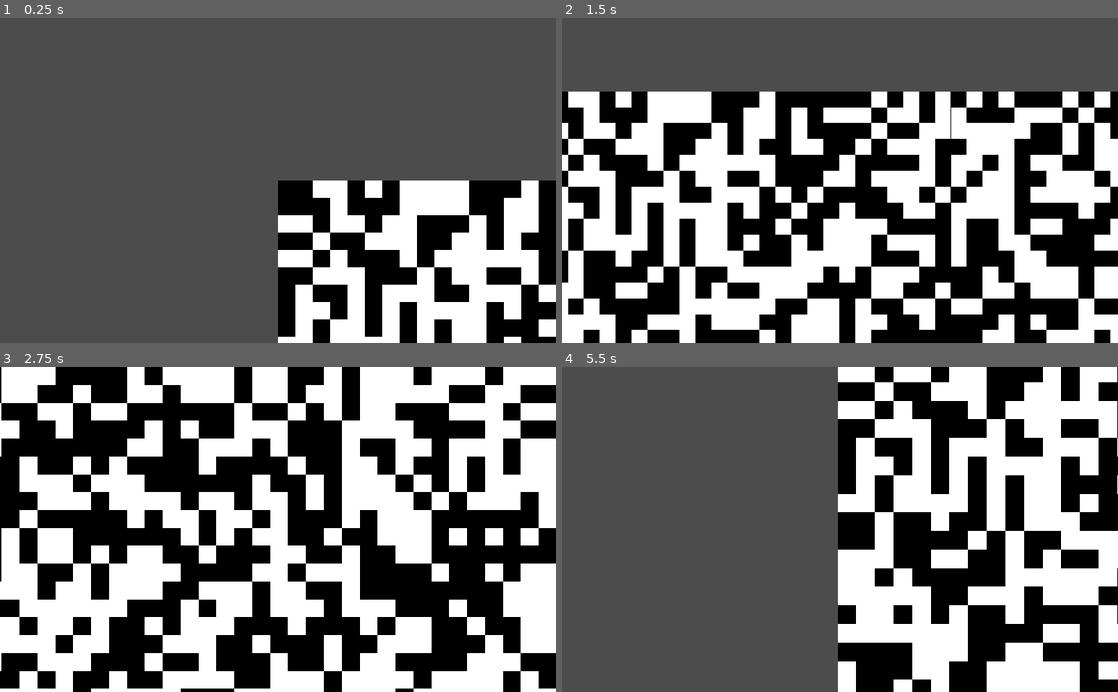
Above: before the commit, frames 1-4 (two rows, left to right).
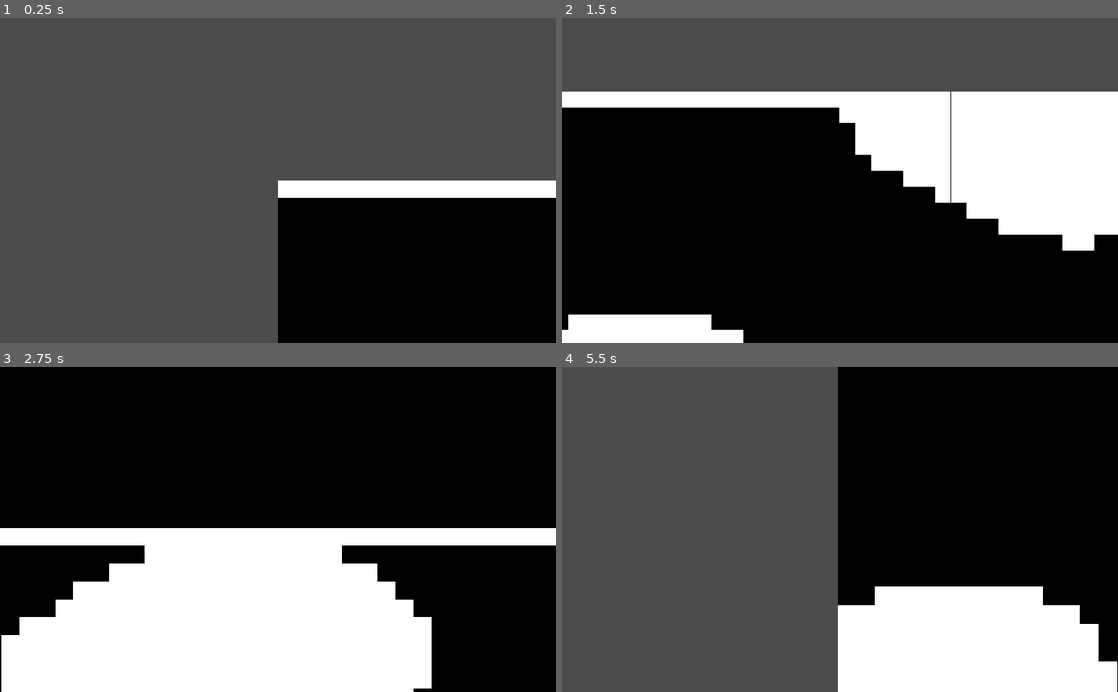
Above: after the commit, the same moments.

Repository: Urnark/ThesisProject
Game: Godot game, scene res://Scenes/Maps/MapHandler.tscn
Same seed, same stepped clock (60 frames per second), same inputs: the game is played once before the commit and once after it. Before the commit the project starts from res://Scenes/Map.tscn.
Inputs (mouse positions are in pixels of both pictures, inside the frame that each line leads up to):
- Up to frame 1 (0.25 s): no input
- Up to frame 2 (1.5 s): tap Enter at 0.5 s; move the mouse to (962, 164) at 0.52 s; hold Right (ui_right) 0.53-1.28 s; hold Mouse wheel up (zoom_in) 0.53-1.28 s; tap Mouse wheel down (zoom_out) at 0.8, 1.35 s; move the mouse to (728, 196) at 1.27 s; hold Down (ui_down) from 1.28 s (still down)
- Up to frame 3 (2.75 s): tap Mouse wheel up (zoom_in) at 1.55 s; move the mouse to (333, 458) at 2.02 s; release Down (ui_down) at 2.03 s; hold Right (ui_right) from 2.03 s (still down); hold Mouse wheel up (zoom_in) from 2.03 s (still down); tap Mouse wheel down (zoom_out) at 2.3 s
- Up to frame 4 (5.5 s): move the mouse to (812, 594) at 2.77 s; release Right (ui_right) at 2.78 s; release Mouse wheel up (zoom_in) at 2.78 s; hold Up (ui_up) 2.78-3.53 s; tap Mouse wheel down (zoom_out) at 2.85, 3.8, 4.35, 5.3 s; tap Mouse wheel up (zoom_in) at 3.05, 4.55 s; move the mouse to (1006, 578) at 3.52 s; hold Mouse wheel up (zoom_in) 3.53-4.28 s; hold Left (ui_left) 3.53-5.03 s; move the mouse to (673, 480) at 4.27 s; move the mouse to (867, 529) at 5.02 s; hold Down (ui_down) from 5.03 s (still down); hold Mouse wheel up (zoom_in) from 5.03 s (still down)

The runs differ from the first frame. In frame 1, 13% of the frame differs, in the area x 50-100%, y 50-100%; in frame 2, 38%; in frame 3, 50%, in the area x 0-100%, y 0-100%; in frame 4, 26%.

Commit message:
Moved code
+ Moved Map and Tile class to its own script
+ Can now generate a tile map with a noise function

Diff:
--- a/Scenes/Map.gd
+++ /dev/null
@@ -1,101 +0,0 @@
-extends Node2D
-
-const WIDTH := 500
-const HEIGHT := 500
-
-const TILES = {
-	'wall': 0,
-	'grid_cell': 1,
-	'cell': 2,
-	'start': 3,
-	'end': 4,
-	'goal_point': 5
-}
-
-class Tile:
-	var tile_index = TILES.cell
-	var pos := Vector2(0, 0)
-
-	func _init(var tile_index: int, var pos: Vector2):
-		self.tile_index = tile_index
-		self.pos = pos
-
-	func get_pos() -> Vector2:
-		return self.pos
-
-class Map:
-	var width := 0
-	var height := 0
-	var tiles = []
-	var tile_map
-
-	func _init(var width: int, var height: int, var tile_map: TileMap):
-		self.width = width
-		self.height = height
-		self.tile_map = tile_map
-
-	func set_tiles(var tiles: Array):
-		self.tiles = tiles
-
-	func update_tile_map():
-		for x in self.width:
-			for y in self.height:
-				tile_map.set_cellv(self.tiles[x + y * width].pos, self.tiles[x + y * width].tile_index)
-
-	func set_wireframe():
-		for tile in self.tiles:
-			if tile.tile_index == TILES.cell:
-				tile.tile_index = TILES.grid_cell
-		update_tile_map()
-
-var zoom : Vector2 = Vector2(1, 1)
-var map : Map
-
-func _ready():
-	# Randomize the seed to creating random maps
-	randomize()
-
-	map = Map.new(WIDTH, HEIGHT, $TileMap)
-	_p_generateTileMap(map)
-	#map.set_wireframe()
-	map.update_tile_map()
-
-# Make a tiles for the choosen map
-func _p_generateTileMap(var map: Map):
-	var tiles = []
-	for y in HEIGHT:
-		for x in WIDTH:
-			tiles.append(Tile.new(_p_get_tile_index(), Vector2(x, y)))
-
-	map.set_tiles(tiles)
-
-func _p_get_tile_index() -> int:
-	#return randi() % TILES.size()
-	return TILES.wall if randi() % 2 == 0 else TILES.cell
-
-func _input(event):
-	# Wheel Up Event
-	if event.is_action_pressed("zoom_in"):
-		_zoom_camera(-1)
-	# Wheel Down Event
-	elif event.is_action_pressed("zoom_out"):
-		_zoom_camera(1)
-
-func _zoom_camera(dir):
-	zoom += Vector2(0.1, 0.1) * dir * zoom
-	$Camera2D.zoom = zoom
-
-func _process(delta):
-	var pos : Vector2 = $Camera2D.position
-	var speed := 10 * zoom.length()
-
-	if Input.is_action_pressed('ui_left'):
-		pos.x -= speed
-	if Input.is_action_pressed('ui_right'):
-		pos.x += speed
-	if Input.is_action_pressed('ui_up'):
-		pos.y -= speed
-	if Input.is_action_pressed('ui_down'):
-		pos.y += speed
-
-	$Camera2D.position = pos
--- /dev/null
+++ b/Scenes/Maps/Map.gd
@@ -0,0 +1,37 @@
+extends Node
+
+class Tile:
+	var tile_index = Global.TILES.cell
+	var pos := Vector2(0, 0)
+
+	func _init(var tile_index: int, var pos: Vector2):
+		self.tile_index = tile_index
+		self.pos = pos
+
+	func get_pos() -> Vector2:
+		return self.pos
+
+class Map:
+	var width := 0
+	var height := 0
+	var tiles = []
+	var tile_map
+
+	func _init(var width: int, var height: int, var tile_map: TileMap):
+		self.width = width
+		self.height = height
+		self.tile_map = tile_map
+
+	func set_tiles(var tiles: Array):
+		self.tiles = tiles
+
+	func update_tile_map():
+		for x in self.width:
+			for y in self.height:
+				tile_map.set_cellv(self.tiles[x + y * width].pos, self.tiles[x + y * width].tile_index)
+
+	func set_wireframe():
+		for tile in self.tiles:
+			if tile.tile_index == Global.TILES.cell:
+				tile.tile_index = Global.TILES.grid_cell
+		update_tile_map()
--- /dev/null
+++ b/Scenes/Maps/MapHandler.gd
@@ -0,0 +1,85 @@
+extends Node2D
+
+const WIDTH := 500
+const HEIGHT := 500
+
+const MapGD = preload('Map.gd')
+
+var zoom : Vector2 = Vector2(1, 1)
+var map : MapGD.Map
+
+func _ready():
+	# Randomize the seed to creating random maps
+	randomize()
+
+	map = MapGD.Map.new(WIDTH, HEIGHT, $TileMap)
+	_p_generate_tile_map_with_noise(map)
+	#map.set_wireframe()
+	map.update_tile_map()
+
+# Generating tiles to the choosen map with a noise function,
+# almost guarantees that a cell is always reachable
+func _p_generate_tile_map_with_noise(var map: MapGD.Map):
+	var noise = OpenSimplexNoise.new()
+	noise.octaves = 1
+	noise.period = 20
+	noise.persistence = 1
+	var noise_image = noise.get_image(WIDTH, HEIGHT)
+	noise_image.lock()
+
+	var tiles = []
+	for y in HEIGHT:
+		for x in WIDTH:
+			var noise_p = noise_image.get_pixel(x, y).r
+			tiles.append(MapGD.Tile.new(Global.TILES.wall if noise_p > 0.5 else Global.TILES.cell, Vector2(x, y)))
+			#tiles.append(MapGD.Tile.new(_p_get_tile_index(), Vector2(x, y)))
+
+	noise_image.unlock()
+
+	for y in HEIGHT / noise.period:
+		for x in WIDTH:
+			var yy = y * noise.period
+			tiles[x + yy * WIDTH].tile_index = Global.TILES.cell
+	for x in WIDTH:
+		tiles[x + (HEIGHT - 1) * WIDTH].tile_index = Global.TILES.cell
+
+	map.set_tiles(tiles)
+
+# Generating tiles to the choosen map with only random numbers
+func _p_generate_tile_map_with_ranom_numbers(var map: MapGD.Map):
+	var tiles = []
+	for y in HEIGHT:
+		for x in WIDTH:
+			tiles.append(MapGD.Tile.new(_p_get_tile_index(), Vector2(x, y)))
+	map.set_tiles(tiles)
+
+func _p_get_tile_index() -> int:
+	#return randi() % TILES.size()
+	return Global.TILES.wall if randi() % 2 == 0 else Global.TILES.cell
+
+func _input(event):
+	# Wheel Up Event
+	if event.is_action_pressed("zoom_in"):
+		_zoom_camera(-1)
+	# Wheel Down Event
+	elif event.is_action_pressed("zoom_out"):
+		_zoom_camera(1)
+
+func _zoom_camera(dir):
+	zoom += Vector2(0.1, 0.1) * dir * zoom
+	$Camera2D.zoom = zoom
+
+func _process(delta):
+	var pos : Vector2 = $Camera2D.position
+	var speed := 10 * zoom.length()
+
+	if Input.is_action_pressed('ui_left'):
+		pos.x -= speed
+	if Input.is_action_pressed('ui_right'):
+		pos.x += speed
+	if Input.is_action_pressed('ui_up'):
+		pos.y -= speed
+	if Input.is_action_pressed('ui_down'):
+		pos.y += speed
+
+	$Camera2D.position = pos
--- a/Scenes/Map.tscn
+++ b/Scenes/Maps/MapHandler.tscn
@@ -1,9 +1,9 @@
 [gd_scene load_steps=3 format=2]
 
-[ext_resource path="res://Scenes/Map.gd" type="Script" id=1]
+[ext_resource path="res://Scenes/Maps/MapHandler.gd" type="Script" id=1]
 [ext_resource path="res://Scenes/mapTiles.tres" type="TileSet" id=2]
 
-[node name="Map" type="Node2D"]
+[node name="MapHandler" type="Node2D"]
 script = ExtResource( 1 )
 
 [node name="TileMap" type="TileMap" parent="."]
--- /dev/null
+++ b/Scripts/Global.gd
@@ -0,0 +1,10 @@
+extends Node
+
+const TILES = {
+	'wall': 0,
+	'grid_cell': 1,
+	'cell': 2,
+	'start': 3,
+	'end': 4,
+	'goal_point': 5
+}
--- a/project.godot
+++ b/project.godot
@@ -16,8 +16,12 @@
 [application]
 
 config/name="ThesisProject"
-run/main_scene="res://Scenes/Map.tscn"
+run/main_scene="res://Scenes/Maps/MapHandler.tscn"
 config/icon="res://icon.png"
+
+[autoload]
+
+Global="*res://Scripts/Global.gd"
 
 [display]
 
